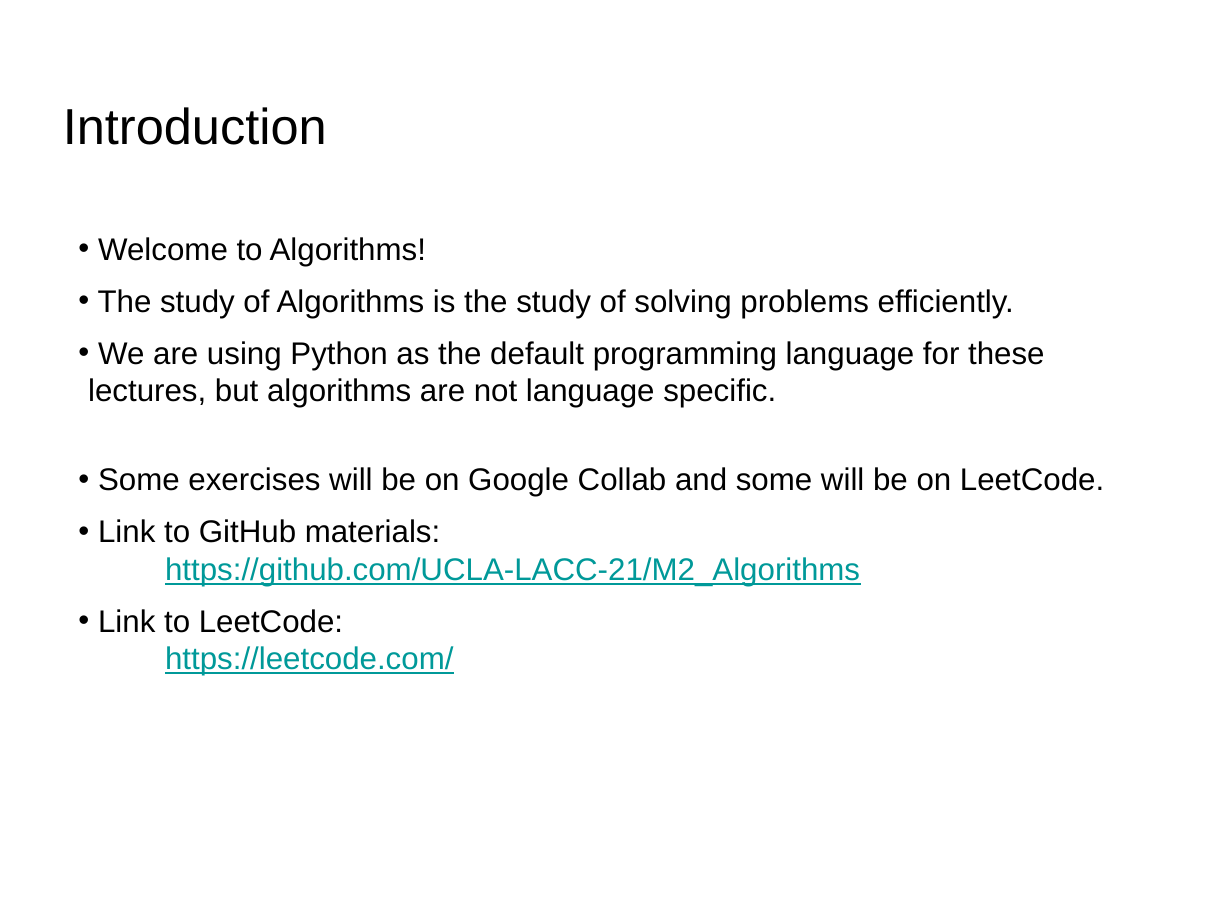
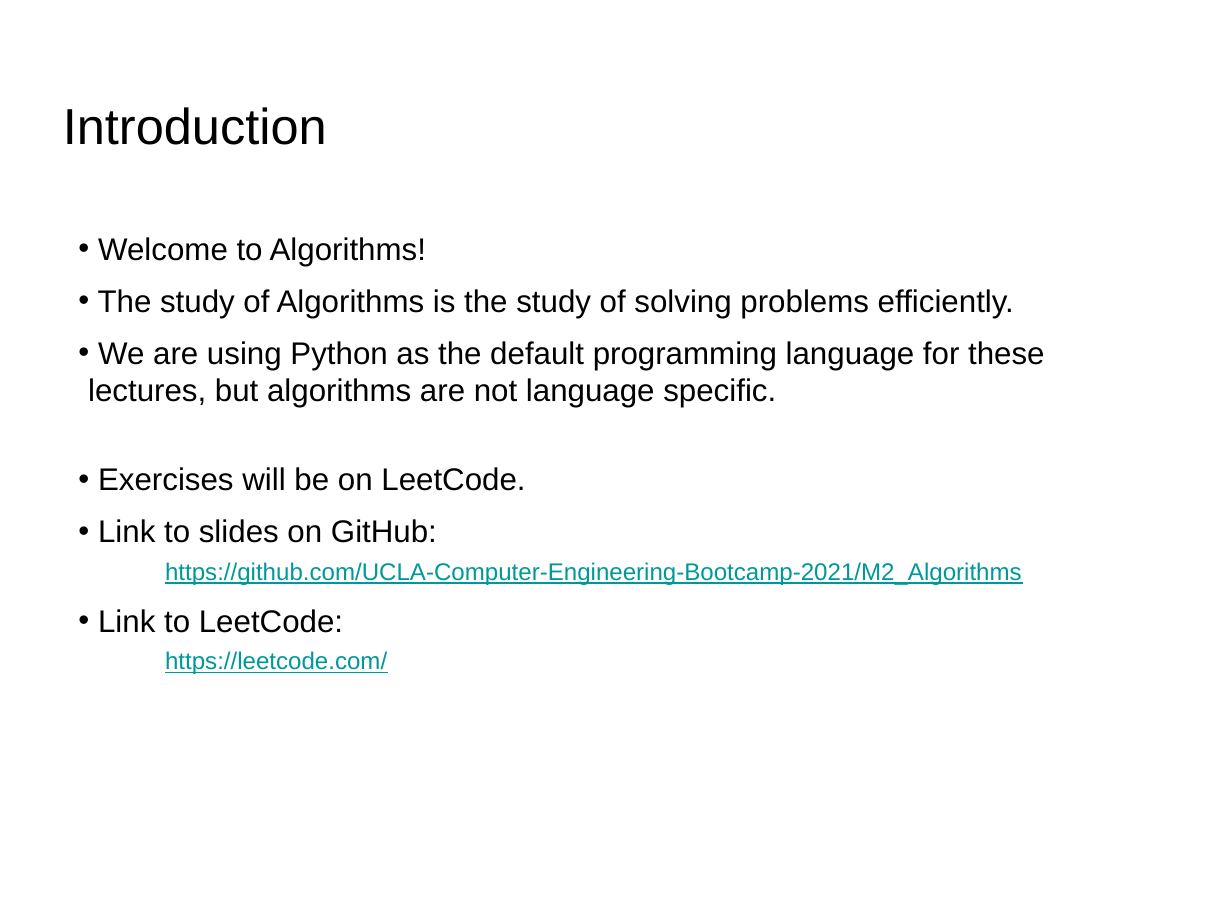
Before and after one commit to UCLA-Computer-Engineering-Bootcamp-2021/M2_Algorithms, a slide deck: slide 2 of Algorithms_Module2_CE_Bootcamp_part1.pptx. Drawn at 1232x924 pixels with LibreOffice and Linux fonts; fonts in the diff are those of the drawing. Boxes give left, top, right and bottom in pixels: in the first picture for what was removed or moved away, otherwise in the second. Text is boxed around its words. In the diff, an @@ line names an element or a change of style, - is before the commit and + after.

Commit message:
Updating modules

```diff
--- a/Algorithms_Module2_CE_Bootcamp_part1.pptx
+++ b/Algorithms_Module2_CE_Bootcamp_part1.pptx
@@ text at (98, 467, 1022, 585): text changed; size 26 to 20 pt; text colour #000000 to #009999 @@
-• Some exercises will be on Google Collab and some will be on LeetCode.
-• Link to GitHub materials:
-https://github.com/UCLA-LACC-21/M2_Algorithms
+• Exercises will be on LeetCode.
+• Link to slides on GitHub:
+https://github.com/UCLA-Computer-Engineering-Bootcamp-2021/M2_Algorithms
@@ text at (165, 651, 387, 674): size 26 to 20 pt in "https://leetcode.com/" @@
```
